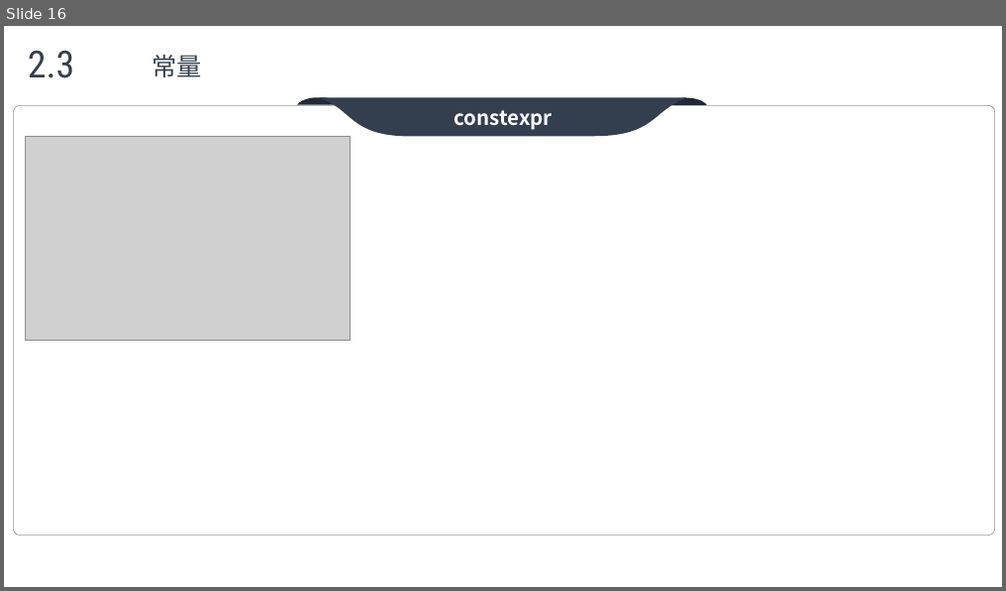
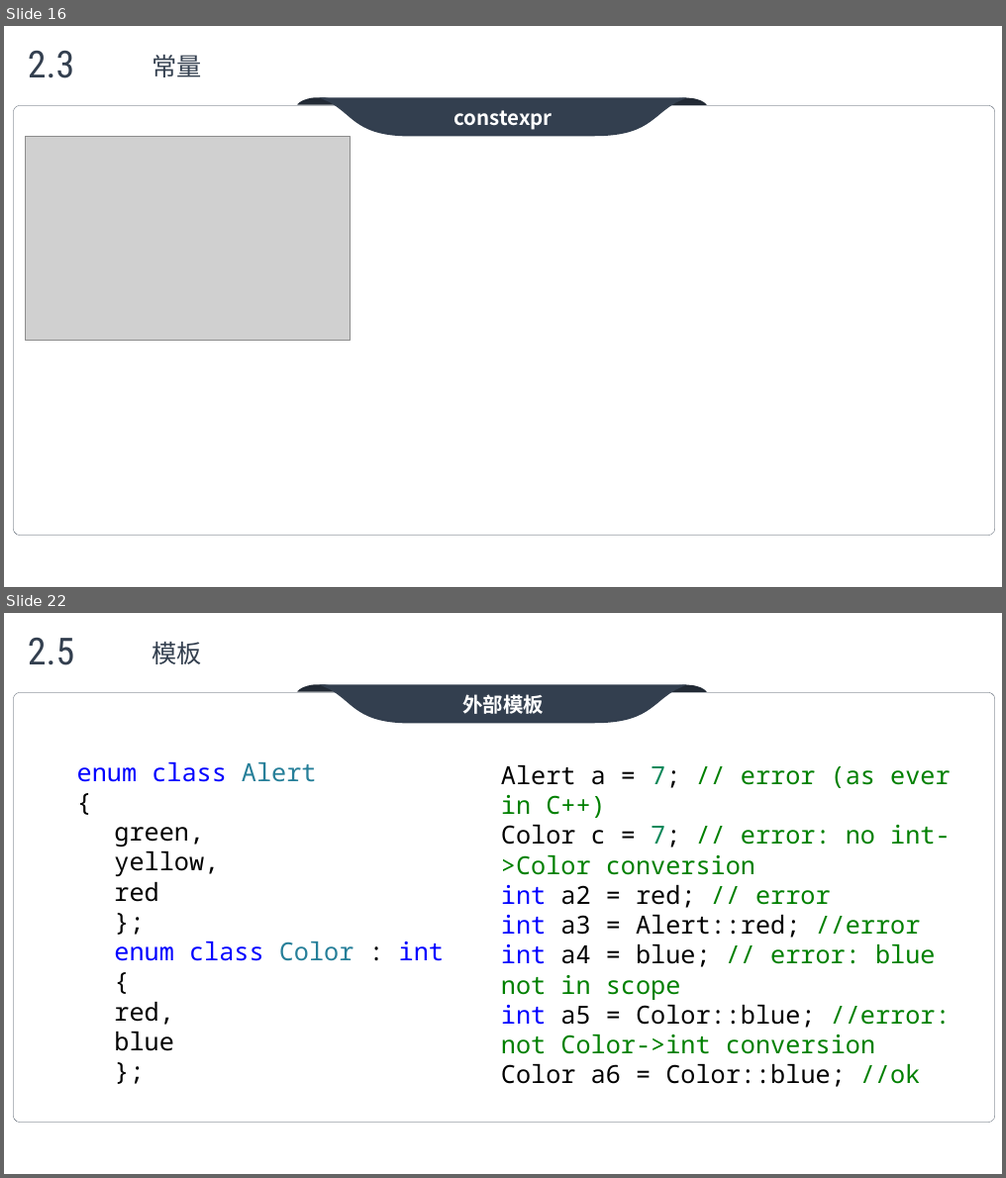
Before and after one commit to max4sharing/modern_cpp, a slide deck: C++11.pptx. Shown one above the other, each under a label of ours: slide 16 before the commit, slides 16 and 22 after it; the slides between them are not shown. The pictures are 1006x591 and 1006x1178 pixels, drawn with LibreOffice and Linux fonts; fonts in the diff are those of the drawing; grey boxes stand for pictures; background and template pictures are left out. Boxes give left, top, right and bottom in pixels: in the first picture for what was removed or moved away, otherwise in the second. Text is boxed around its words. In the diff, an @@ line names an element or a change of style, - is before the commit and + after.

```diff
--- a/C++11.pptx
+++ b/C++11.pptx
@@ slide 22 added at <box>4,613,1002,1174</box>, background picture (left out) @@
@@ text added at <box>28,637,74,665</box>, 36 pt, text #333F4F @@
+2.5
@@ text added at <box>152,642,202,664</box>, 24 pt, text #333F4F @@
+模板
@@ group added at <box>14,685,995,1122</box>: 3 freeform shapes, 1 rounded rectangle @@
+外部模板
@@ text added at <box>77,762,444,1052</box>, 24 pt, text #000000 @@
+enum class Alert
+{
+  green,
+  yellow,
+  red
+};
+enum class Color : int
+{
+  red,
+  blue
+};
@@ text added at <box>501,765,950,1087</box>, 24 pt, text #008000 @@
+Alert a = 7; // error (as ever in C++)
+Color c = 7; // error: no int->Color conversion
+int a2 = red; // error
+int a3 = Alert::red; //error
+int a4 = blue; // error: blue not in scope
+int a5 = Color::blue; //error: not Color->int conversion
+Color a6 = Color::blue; //ok
```
Also in this commit, not shown: 3 slides changed, 6 other slides added, 1 slide removed.
